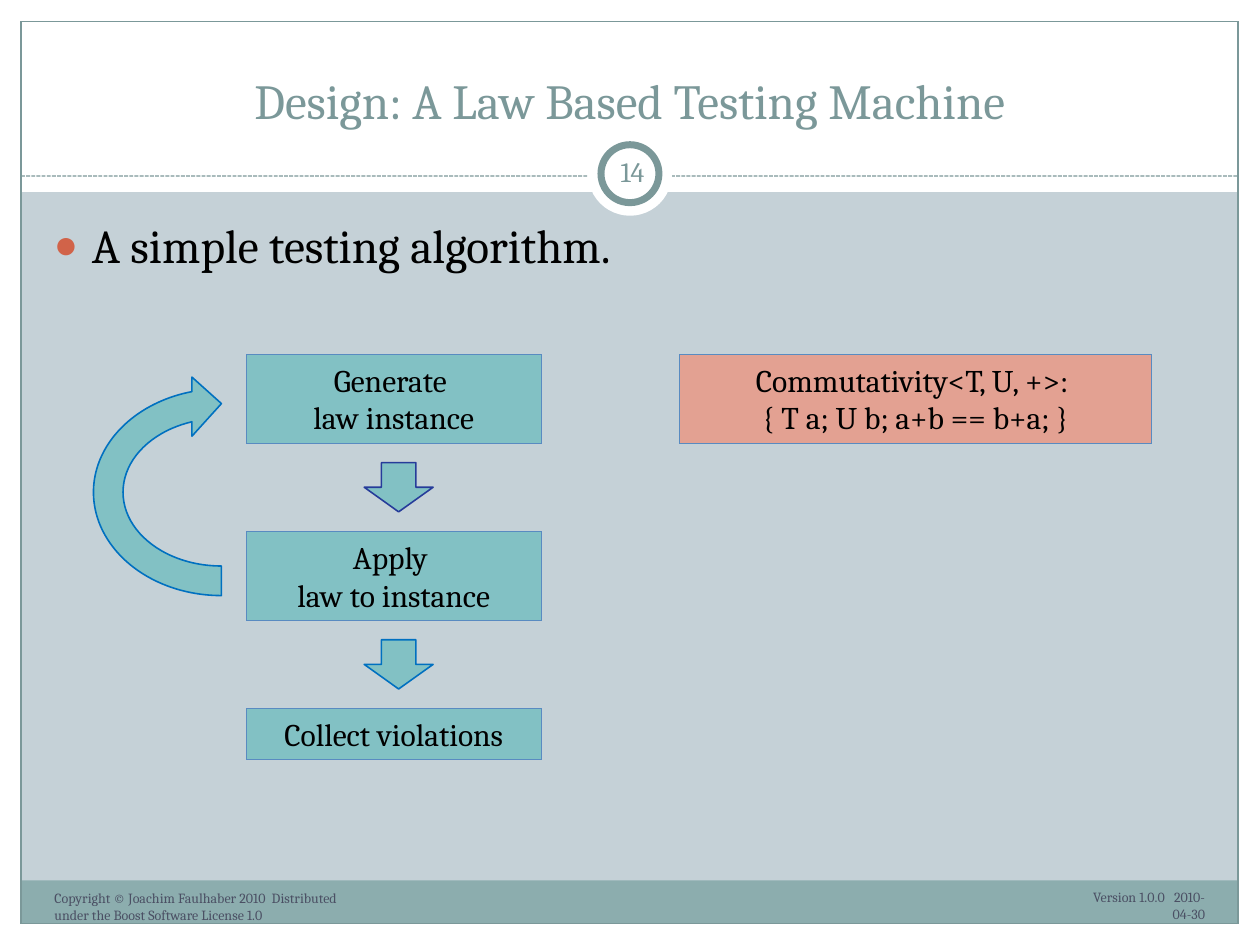
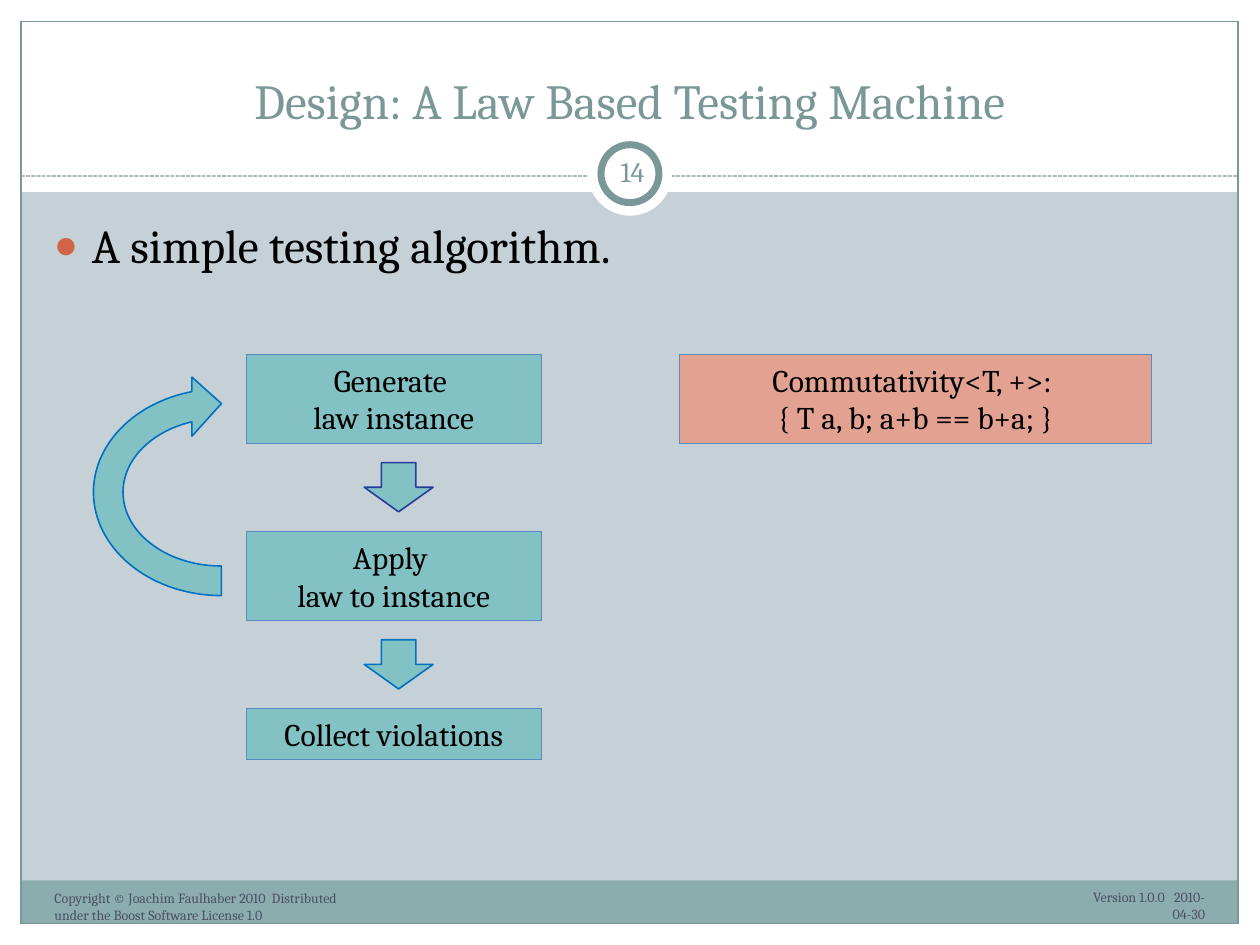
Before and after one commit to ryppl/boost-history, a slide deck: slide 14 of itl/libs/validate/doc/boostcon2010/BoostAlabaster.pptx. Drawn at 1260x945 pixels with LibreOffice and Linux fonts; fonts in the diff are those of the drawing. Boxes give left, top, right and bottom in pixels: in the first picture for what was removed or moved away, otherwise in the second. Text is boxed around its words. In the diff, an @@ line names an element or a change of style, - is before the commit and + after.

```diff
--- a/itl/libs/validate/doc/boostcon2010/BoostAlabaster.pptx
+++ b/itl/libs/validate/doc/boostcon2010/BoostAlabaster.pptx
@@ text in rectangle at [772,370,1034,433]: text changed @@
-Commutativity<T, U, +>:
-{ T a; U b; a+b == b+a; }
+Commutativity<T, +>:
+{ T a, b; a+b == b+a; }
```
Also in this commit, not shown: 9 other slides changed, 1 other file.
